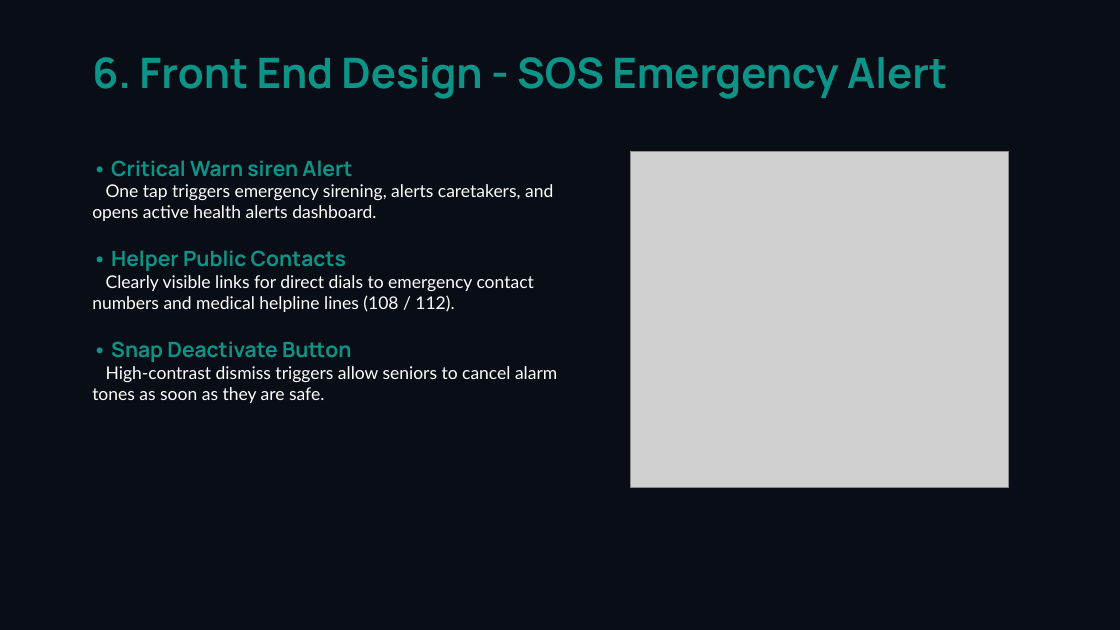
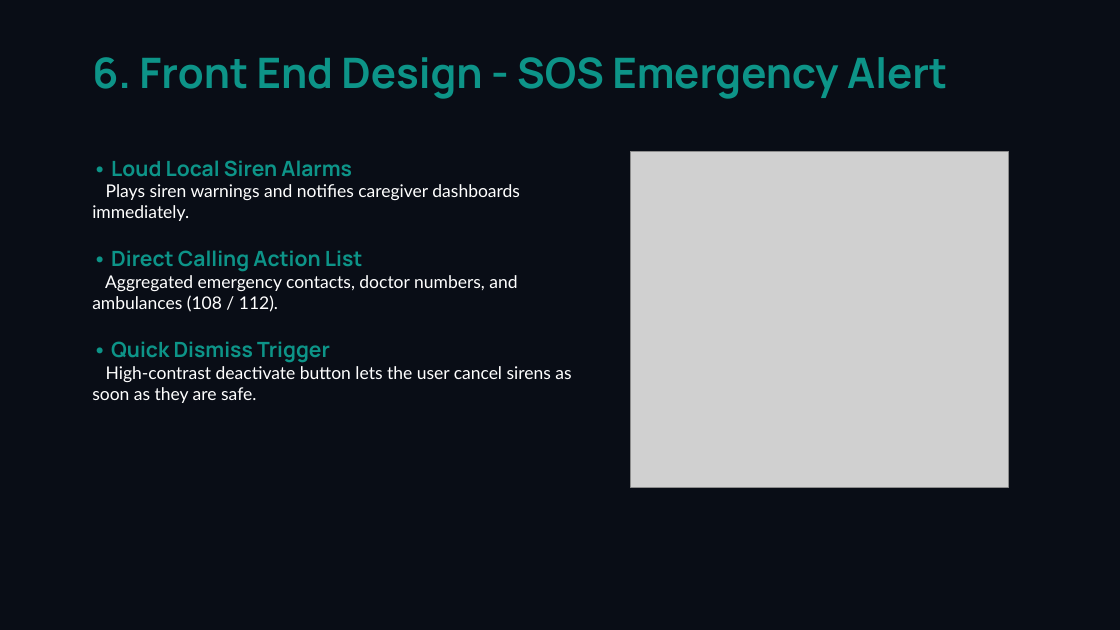
Before and after one commit to velagadadileep6-bot/Medicine-reminder, a slide deck: slide 9 of medicare_presentation.pptx. Drawn at 1120x630 pixels with LibreOffice and Linux fonts; fonts in the diff are those of the drawing; grey boxes stand for pictures. Boxes give left, top, right and bottom in pixels: in the first picture for what was removed or moved away, otherwise in the second. Text is boxed around its words. In the diff, an @@ line names an element or a change of style, - is before the commit and + after.

```diff
--- a/medicare_presentation.pptx
+++ b/medicare_presentation.pptx
@@ text at [92,160,571,403]: text changed @@
-• Critical Warn siren Alert
-One tap triggers emergency sirening, alerts caretakers, and opens active health alerts dashboard.
-• Helper Public Contacts
-Clearly visible links for direct dials to emergency contact numbers and medical helpline lines (108 / 112).
-• Snap Deactivate Button
-High-contrast dismiss triggers allow seniors to cancel alarm tones as soon as they are safe.
+• Loud Local Siren Alarms
+Plays siren warnings and notifies caregiver dashboards immediately.
+• Direct Calling Action List
+Aggregated emergency contacts, doctor numbers, and ambulances (108 / 112).
+• Quick Dismiss Trigger
+High-contrast deactivate button lets the user cancel sirens as soon as they are safe.
```
Also in this commit, not shown: 7 other slides changed, 2 slides added, 2 slides removed, 1 other file.
